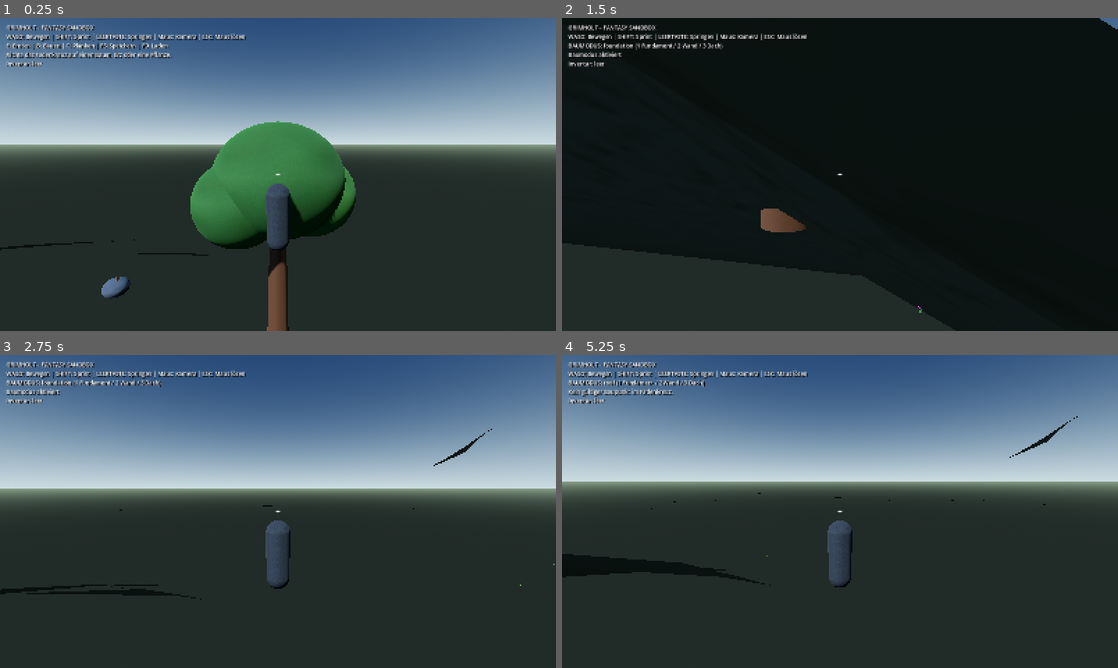
Above: before the commit, frames 1-4 (two rows, left to right).
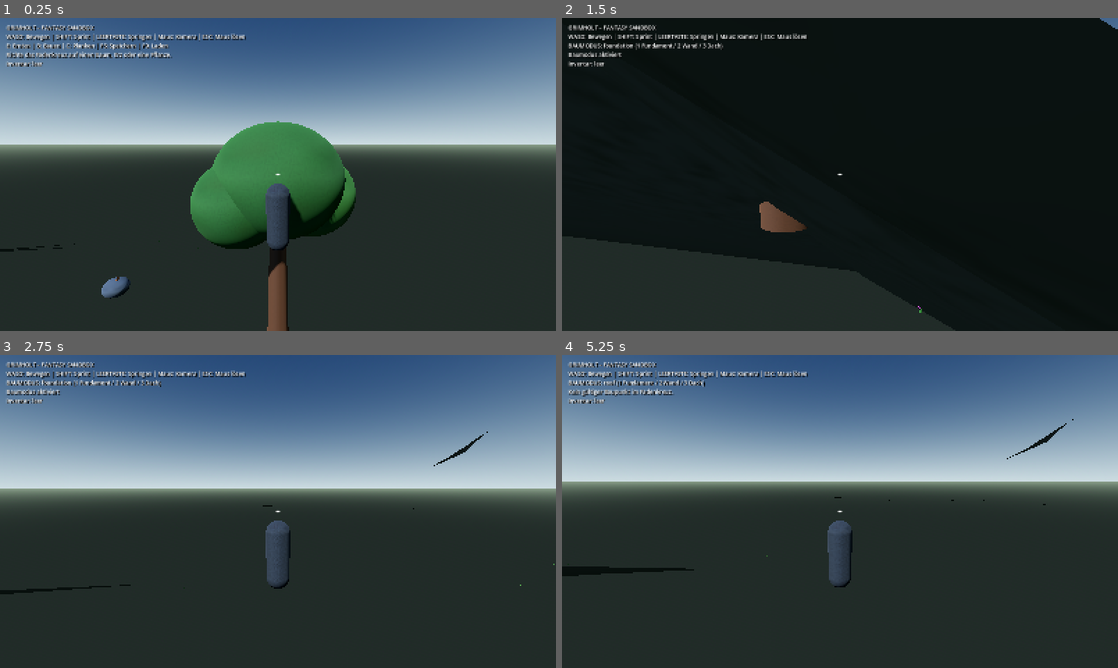
Above: after the commit, the same moments.

Repository: HazelTheSquirrel/Grimholt-Test
Game: Godot game, scene res://scenes/main.tscn
Two runs of this game, one before a commit and one after it. Both use one fixed random seed, a clock stepped at 60 frames per second and the inputs below.
Inputs (mouse positions are in pixels of both pictures, inside the frame that each line leads up to):
- Up to frame 1 (0.25 s): no input
- Up to frame 2 (1.5 s): tap Enter at 0.5 s; move the mouse to (867, 174) at 0.52 s; hold W (move_forward) from 0.53 s (still down); tap E at 0.6 s; click (867, 174) at 0.67 s; tap Space at 0.77 s; move the mouse to (812, 174) at 1.27 s; tap B at 1.35 s
- Up to frame 3 (2.75 s): keep holding W (move_forward); tap Space at 1.52 s; move the mouse to (289, 505) at 2.02 s; tap 1 at 2.1 s
- Up to frame 4 (5.25 s): keep holding W (move_forward); move the mouse to (834, 517) at 2.77 s; tap 2 at 2.85 s; click (834, 517) at 2.92 s; tap Space at 3.02, 3.77, 4.52 s; move the mouse to (878, 514) at 3.52 s; tap 3 at 3.6 s; move the mouse to (795, 508) at 4.27 s; tap C at 4.35 s; move the mouse to (845, 511) at 5.02 s; hold Shift from 5.03 s (still down); click (845, 511) at 5.17 s

The runs differ from the first frame. In frame 1, 0.2% of the frame differs, in the area x 0-38%, y 70-76%; in frame 2, 0.5%; in frame 3, 0.5%; in frame 4, 1.0%, in the area x 0-93%, y 19-74%.

Commit message:
Add biome vegetation palettes, waterfall and terrain LOD

Diff:
--- a/Grimholt/scripts/world/terrain_world.gd
+++ b/Grimholt/scripts/world/terrain_world.gd
@@ -186,9 +186,11 @@
     generated_root.add_child(chunk)
     var surface := SurfaceTool.new()
     surface.begin(Mesh.PRIMITIVE_TRIANGLES)
-    var step := CHUNK_SIZE / float(CHUNK_RESOLUTION)
-    for z in range(CHUNK_RESOLUTION):
-        for x in range(CHUNK_RESOLUTION):
+    var chunk_distance := Vector2(float(chunk_x - _last_center.x), float(chunk_z - _last_center.y)).length()
+    var lod_resolution := 32 if chunk_distance <= 1.0 else 12
+    var step := CHUNK_SIZE / float(lod_resolution)
+    for z in range(lod_resolution):
+        for x in range(lod_resolution):
             var x0 := float(x) * step
             var x1 := float(x + 1) * step
             var z0 := float(z) * step
@@ -216,6 +218,7 @@
     chunk.add_child(body)
     _populate_chunk_foliage(chunk, chunk_x, chunk_z)
     _create_river_water(chunk)
+    _create_waterfall(chunk, chunk_x, chunk_z)
     _create_landmark(chunk, chunk_x, chunk_z)
     if chunk_x == 0 and chunk_z == 0:
         terrain_mesh = mesh
@@ -238,7 +241,8 @@
     trunk_mesh.bottom_radius = 0.30
     trunk_mesh.height = 5.0
     var trunk_mat := StandardMaterial3D.new()
-    trunk_mat.albedo_color = Color(0.25, 0.16, 0.09)
+    var forest_biome := biome_at(chunk.position.x + 500.0, chunk.position.z + 500.0)
+    trunk_mat.albedo_color = Color(0.68, 0.66, 0.55) if forest_biome == 1 else (Color(0.22, 0.14, 0.09) if forest_biome == 2 else Color(0.34, 0.22, 0.13))
     var trunk_batch := MultiMesh.new()
     trunk_batch.transform_format = MultiMesh.TRANSFORM_3D
     trunk_batch.mesh = trunk_mesh
@@ -247,7 +251,7 @@
     crown_mesh.radius = 2.6
     crown_mesh.height = 5.8
     var crown_mat := StandardMaterial3D.new()
-    crown_mat.albedo_color = Color(0.12, 0.27, 0.11)
+    crown_mat.albedo_color = [Color(0.20, 0.39, 0.15), Color(0.12, 0.31, 0.13), Color(0.08, 0.23, 0.17), Color(0.34, 0.35, 0.30), Color(0.45, 0.39, 0.22)][forest_biome]
     crown_mat.roughness = 1.0
     var crown_batch := MultiMesh.new()
     crown_batch.transform_format = MultiMesh.TRANSFORM_3D
@@ -258,7 +262,7 @@
     grass_mesh.bottom_radius = 0.045
     grass_mesh.height = 0.38
     var grass_mat := StandardMaterial3D.new()
-    grass_mat.albedo_color = Color(0.29, 0.43, 0.19)
+    grass_mat.albedo_color = [Color(0.34, 0.48, 0.20), Color(0.22, 0.39, 0.16), Color(0.25, 0.34, 0.22), Color(0.37, 0.37, 0.32), Color(0.49, 0.43, 0.25)][forest_biome]
     var grass_batch := MultiMesh.new()
     grass_batch.transform_format = MultiMesh.TRANSFORM_3D
     grass_batch.mesh = grass_mesh
@@ -341,6 +345,36 @@
     water.material_override = material
     chunk.add_child(water)
 
+
+func _create_waterfall(chunk: Node3D, cx: int, cz: int) -> void:
+    # Signature waterfall landmark in the northern mountain region.
+    if cx != 3 or cz != -2:
+        return
+    var cascade := MeshInstance3D.new()
+    cascade.name = "MountainWaterfall"
+    var plane := PlaneMesh.new()
+    plane.size = Vector2(34.0, 62.0)
+    cascade.mesh = plane
+    var material := StandardMaterial3D.new()
+    material.albedo_color = Color(0.35, 0.68, 0.79, 0.78)
+    material.transparency = BaseMaterial3D.TRANSPARENCY_ALPHA
+    material.roughness = 0.12
+    material.cull_mode = BaseMaterial3D.CULL_DISABLED
+    cascade.material_override = material
+    cascade.position = Vector3(500.0, height_at(chunk.position.x + 500.0, chunk.position.z + 500.0) + 30.0, 500.0)
+    cascade.rotation.y = PI * 0.5
+    chunk.add_child(cascade)
+    var plunge_pool := MeshInstance3D.new()
+    plunge_pool.name = "WaterfallPlungePool"
+    var pool := CylinderMesh.new()
+    pool.top_radius = 24.0
+    pool.bottom_radius = 24.0
+    pool.height = 1.2
+    plunge_pool.mesh = pool
+    plunge_pool.material_override = material
+    plunge_pool.position = cascade.position + Vector3(20.0, -29.0, 0.0)
+    chunk.add_child(plunge_pool)
+
 func _landmark_box(parent: Node3D, label: String, size: Vector3, pos: Vector3, tint: Color) -> void:
     var instance := MeshInstance3D.new()
     instance.name = label
